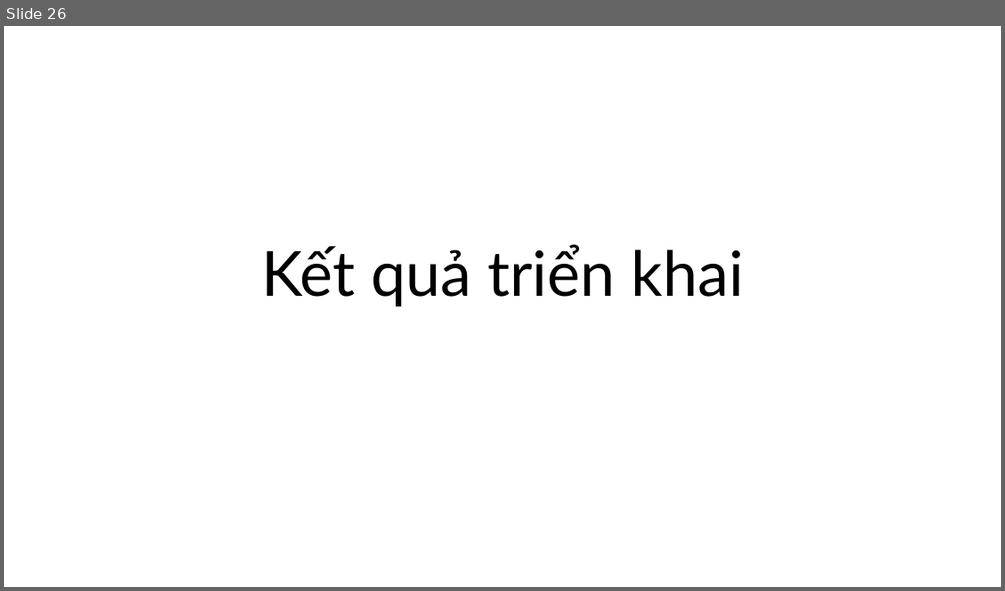
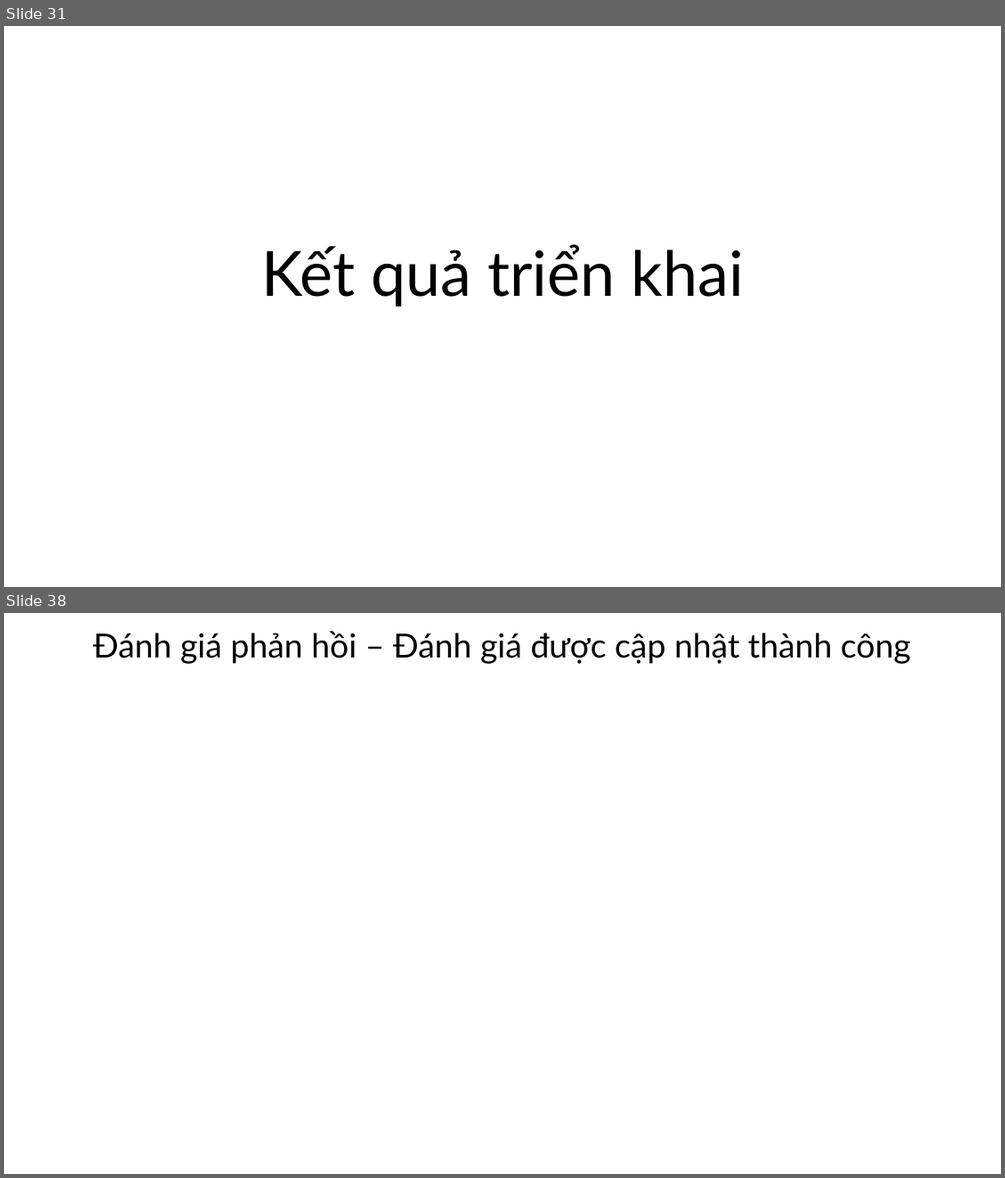
Before and after one commit to ngovanuc/Vietnamese_History_Chatbot, a slide deck: documents/slide bao cao.pptx. Shown one above the other, each under a label of ours: slide 26 before the commit, slides 31 and 38 after it; the slides between them are not shown. The pictures are 1005x591 and 1005x1178 pixels, drawn with LibreOffice and Linux fonts; fonts in the diff are those of the drawing. Boxes give left, top, right and bottom in pixels: in the first picture for what was removed or moved away, otherwise in the second. Text is boxed around its words. In the diff, an @@ line names an element or a change of style, - is before the commit and + after.

```diff
--- a/documents/slide bao cao.pptx
+++ b/documents/slide bao cao.pptx
@@ slide 38 added at bbox=[4, 613, 1001, 1174], background #FFFFFF @@
@@ title added at bbox=[93, 631, 911, 664], 32 pt, text #000000 @@
+Đánh giá phản hồi – Đánh giá được cập nhật thành công
@@ what was slide 26 is now slide 31 @@
```
Also in this commit, not shown: 12 slides changed, 19 other slides added.
